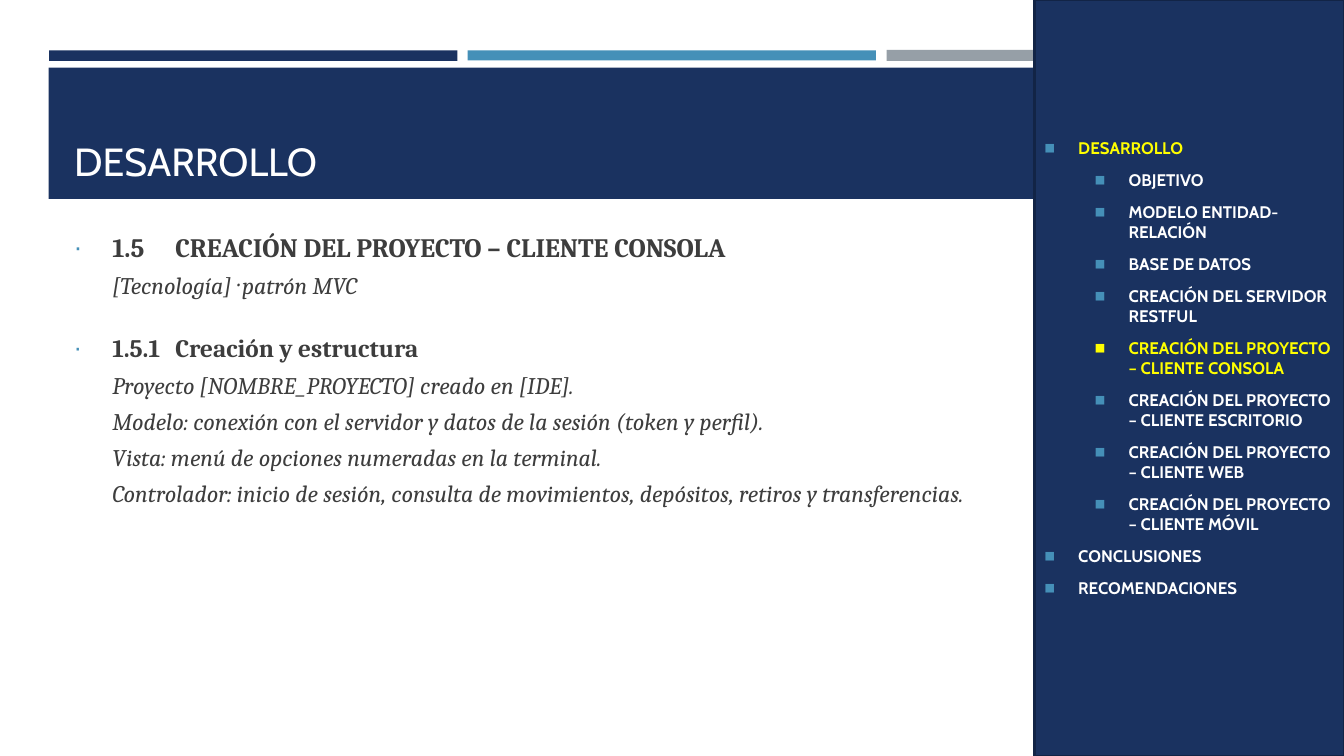
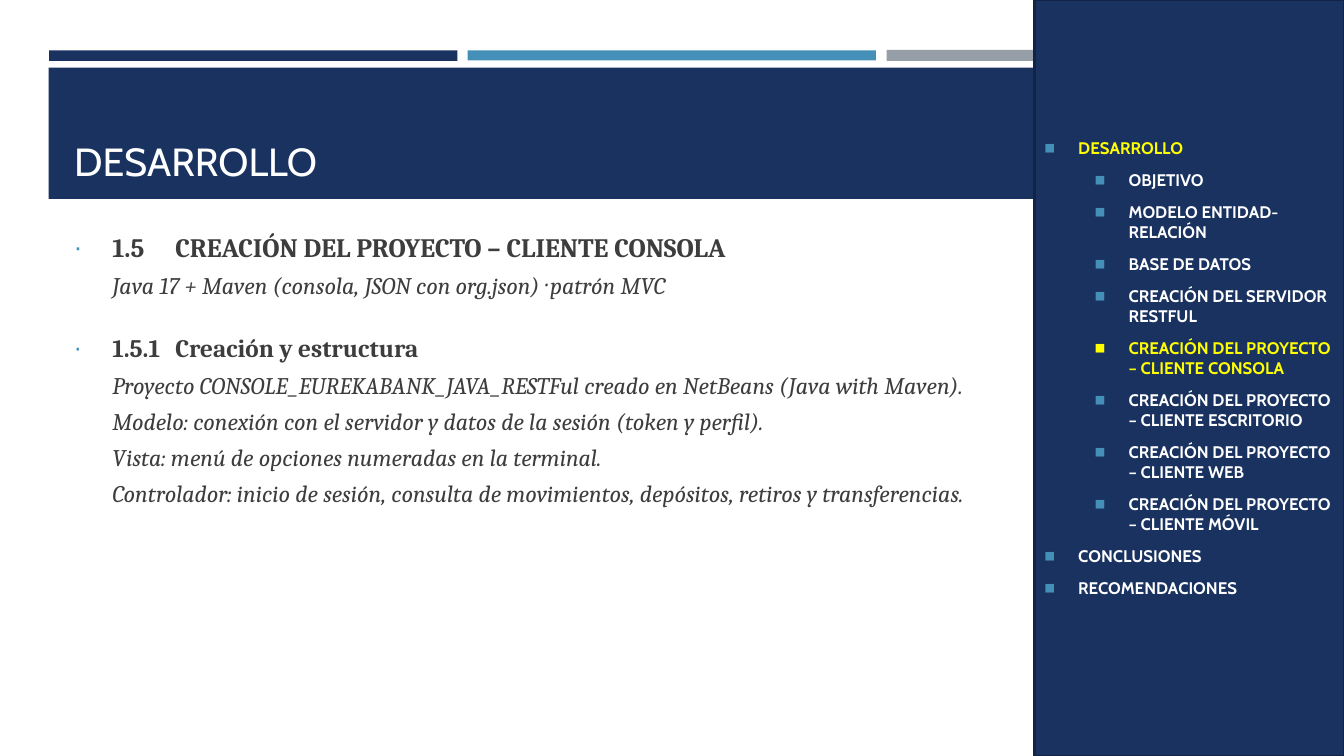
Before and after one commit to IMarcusDev/TI.1.3.-PAO202651_RESTFUL_JAVA_CONBDD_NRC36883_GR04, a slide deck: slide 13 of 05. DOCUMENTACION/PRESENTACION TI.1.3. RESTFUL con BDD en JAVA GR4.pptx. Drawn at 1344x756 pixels with LibreOffice and Linux fonts; fonts in the diff are those of the drawing. Boxes give left, top, right and bottom in pixels: in the first picture for what was removed or moved away, otherwise in the second. Text is boxed around its words. In the diff, an @@ line names an element or a change of style, - is before the commit and + after.

```diff
--- a/05. DOCUMENTACION/PRESENTACION TI.1.3. RESTFUL con BDD en JAVA GR4.pptx
+++ b/05. DOCUMENTACION/PRESENTACION TI.1.3. RESTFUL con BDD en JAVA GR4.pptx
@@ text at box(112, 277, 666, 299): text changed @@
-[Tecnología] · patrón MVC
+Java 17 + Maven (consola, JSON con org.json) · patrón MVC
@@ text at box(112, 377, 963, 399): text changed @@
-Proyecto [NOMBRE_PROYECTO] creado en [IDE].
+Proyecto CONSOLE_EUREKABANK_JAVA_RESTFul creado en NetBeans (Java with Maven).
```
Also in this commit, not shown: 19 other slides changed, 4 slides added.
